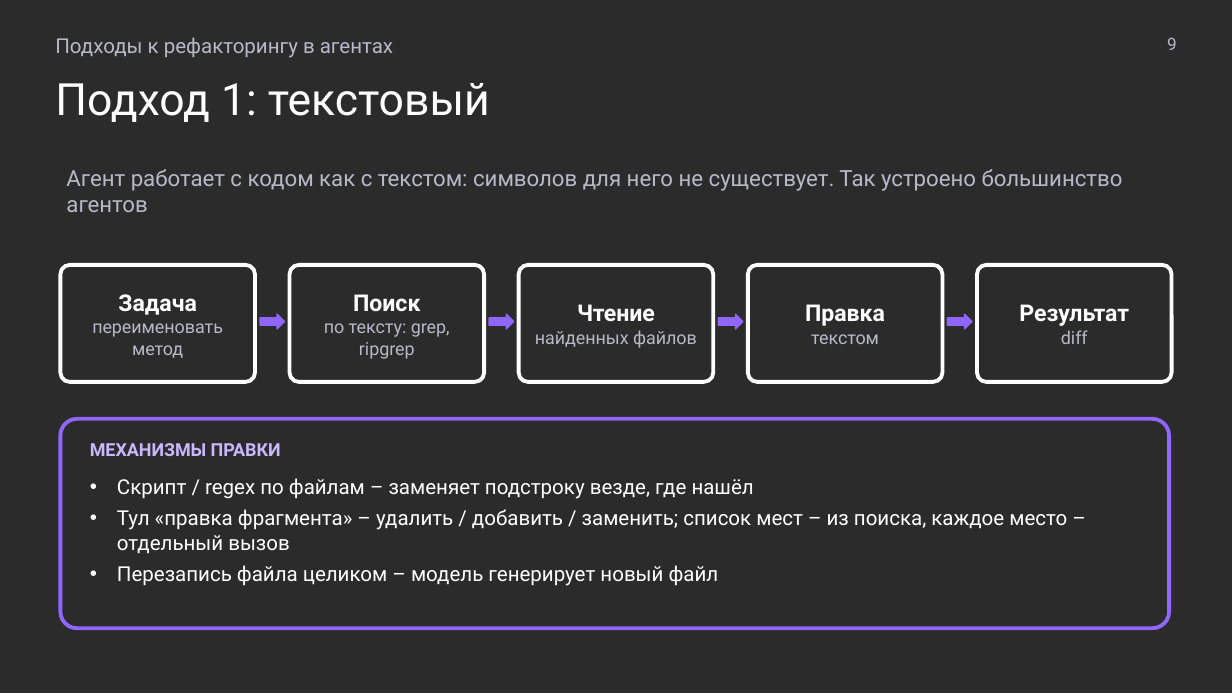
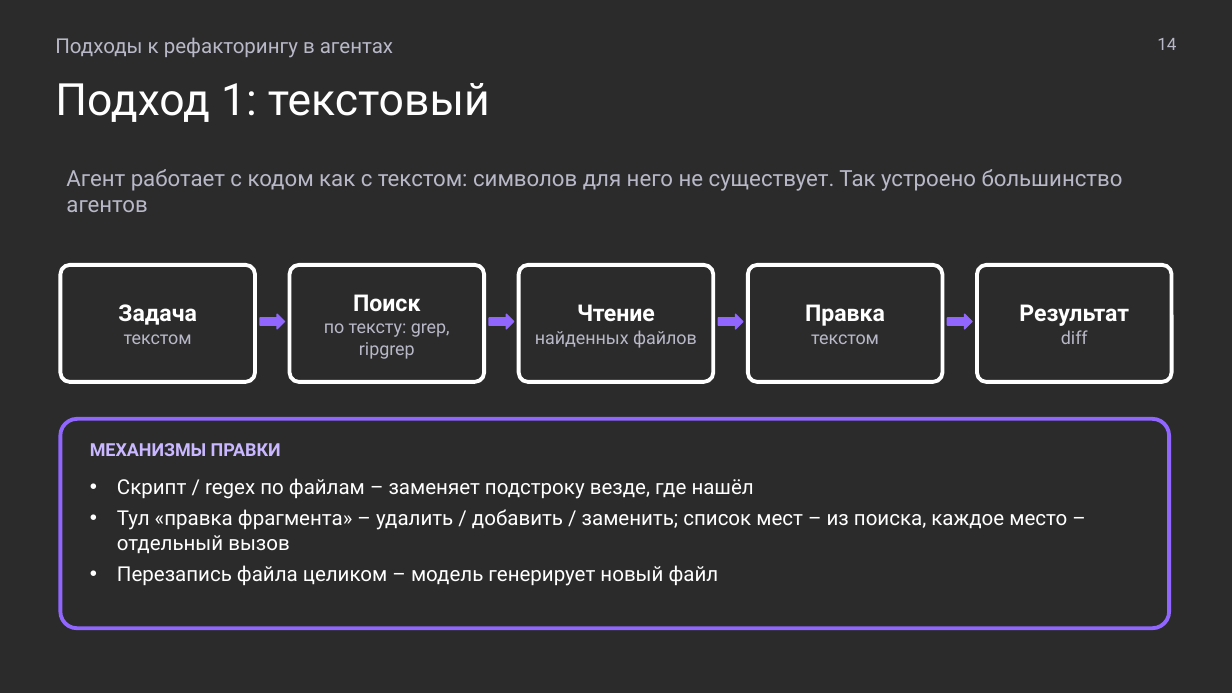
Before and after one commit to MchKosticyn/ide-refactoring-in-ai-agents, a slide deck: slide 14 of Доклад_ Рефакторинг в ИИ-агентах.pptx (slide 9 before the commit). Drawn at 1232x693 pixels with LibreOffice and Linux fonts; fonts in the diff are those of the drawing; background and template pictures are left out; a plain dark background stands for a picture behind light text. Boxes give left, top, right and bottom in pixels: in the first picture for what was removed or moved away, otherwise in the second. Text is boxed around its words. In the diff, an @@ line names an element or a change of style, - is before the commit and + after.

```diff
--- a/Доклад_ Рефакторинг в ИИ-агентах.pptx
+++ b/Доклад_ Рефакторинг в ИИ-агентах.pptx
@@ text at (1157, 38, 1176, 50): text changed @@
-9
+14
@@ text in rounded rectangle at (124, 334, 192, 344): text changed @@
-переименовать метод
+текстом
```
Also in this commit, not shown: 20 other slides changed, 18 slides added, 12 slides removed, 2 other files.
